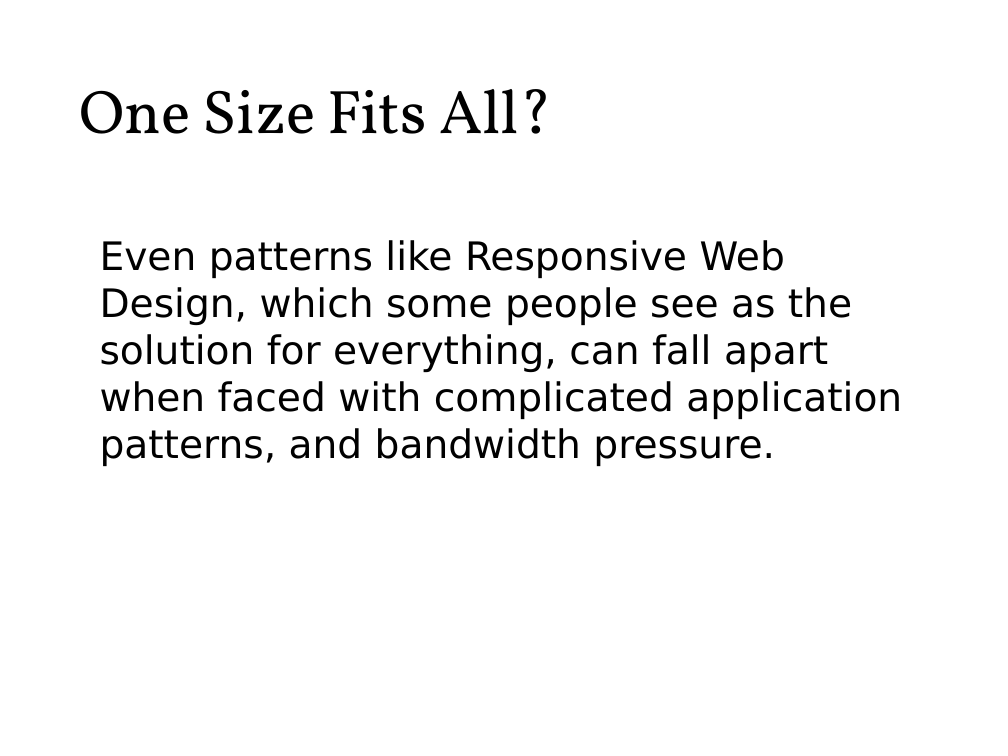
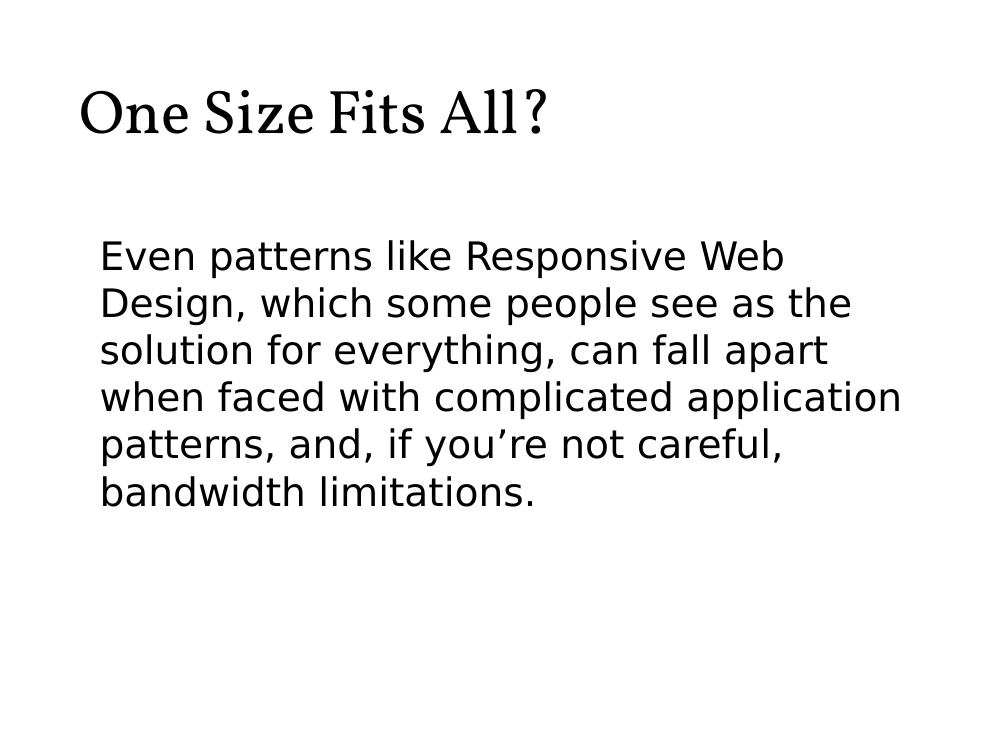
Before and after one commit to roblarsen/rob-larsen-presentations, a slide deck: slide 15 of wild-world-web.pptx. Drawn at 1008x756 pixels with LibreOffice and Linux fonts; fonts in the diff are those of the drawing; background and template pictures are left out. Boxes give left, top, right and bottom in pixels: in the first picture for what was removed or moved away, otherwise in the second. Text is boxed around its words. In the diff, an @@ line names an element or a change of style, - is before the commit and + after.

```diff
--- a/wild-world-web.pptx
+++ b/wild-world-web.pptx
@@ text at (100, 240, 902, 507): text changed @@
-Even patterns like Responsive Web Design, which some people see as the solution for everything, can fall apart when faced with complicated application patterns, and bandwidth pressure.
+Even patterns like Responsive Web Design, which some people see as the solution for everything, can fall apart when faced with complicated application patterns, and, if you’re not careful, bandwidth limitations.
```
Also in this commit, not shown: 24 other slides changed, 2 slides added, 2 slides removed.
